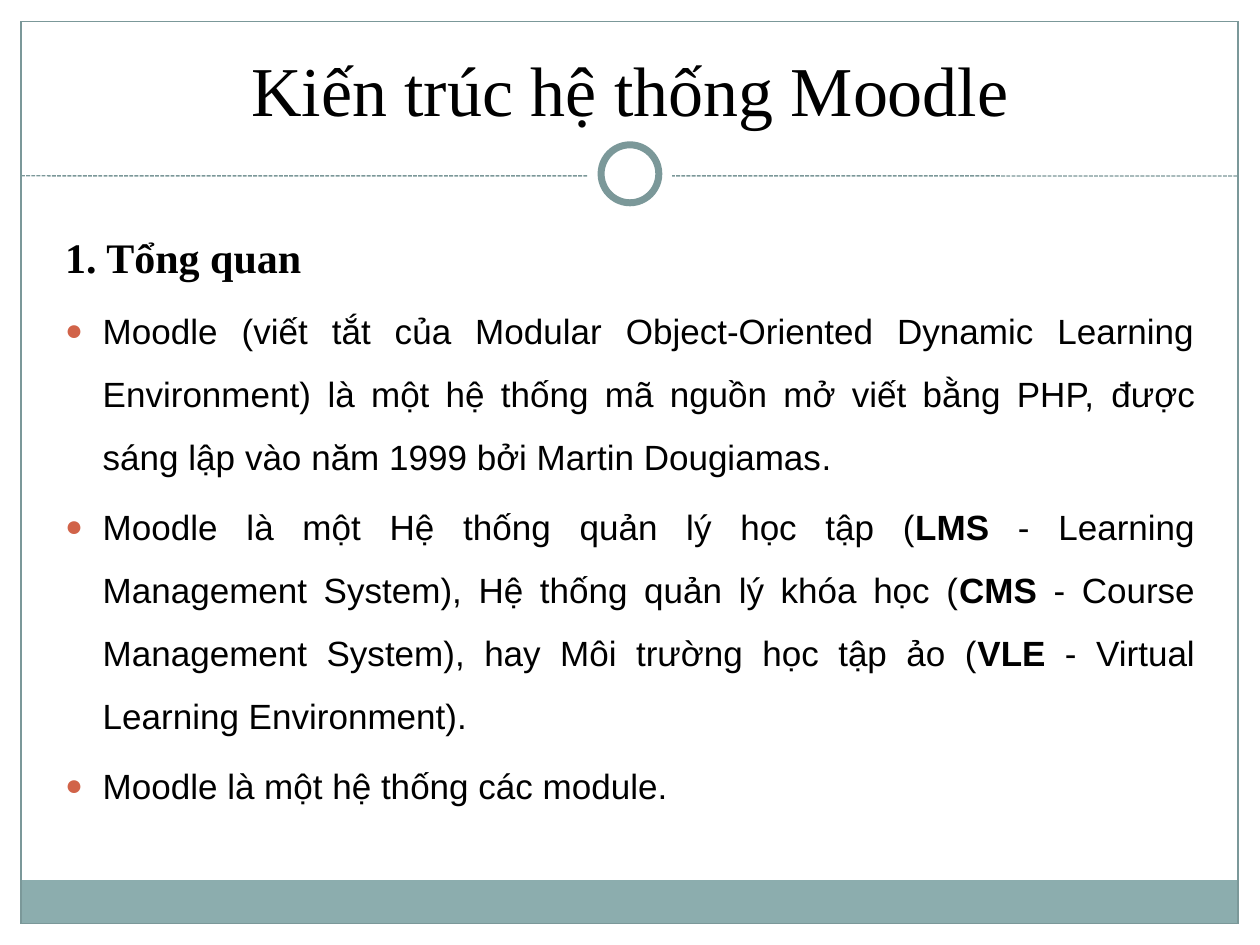
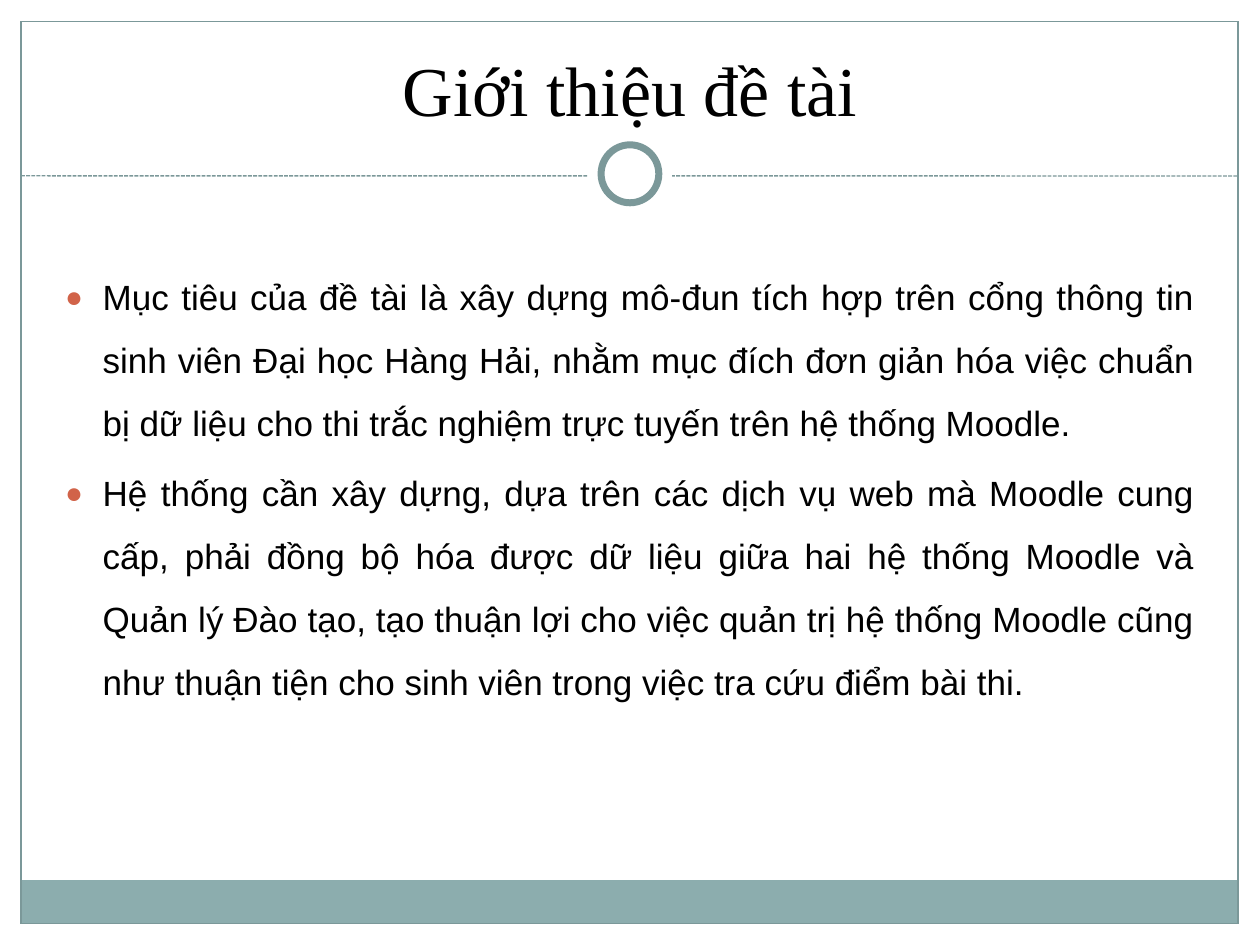
Before and after one commit to trungvdhp/cong-thong-tin-sv, a slide deck: slide 3 of BaoCao/Moodle/Reports/Vimaru-Moodle-Slide.pptx. Drawn at 1260x945 pixels with LibreOffice and Linux fonts; fonts in the diff are those of the drawing. Boxes give left, top, right and bottom in pixels: in the first picture for what was removed or moved away, otherwise in the second. Text is boxed around its words. In the diff, an @@ line names an element or a change of style, - is before the commit and + after.

```diff
--- a/BaoCao/Moodle/Reports/Vimaru-Moodle-Slide.pptx
+++ b/BaoCao/Moodle/Reports/Vimaru-Moodle-Slide.pptx
@@ text at <box>403,65,857,128</box>: text changed @@
-Kiến trúc hệ thống Moodle
+Giới thiệu đề tài
@@ text at <box>103,282,1193,702</box>: text changed @@
-1. Tổng quan
-● Moodle (viết tắt của Modular Object-Oriented Dynamic Learning Environment) là một hệ thống mã nguồn mở viết bằng PHP, được sáng lập vào năm 1999 bởi Martin Dougiamas.
-● Moodle là một Hệ thống quản lý học tập (LMS - Learning Management System), Hệ thống quản lý khóa học (CMS - Course Management System), hay Môi trường học tập ảo (VLE - Virtual Learning Environment).
-● Moodle là một hệ thống các module.
+● Mục tiêu của đề tài là xây dựng mô-đun tích hợp trên cổng thông tin sinh viên Đại học Hàng Hải, nhằm mục đích đơn giản hóa việc chuẩn bị dữ liệu cho thi trắc nghiệm trực tuyến trên hệ thống Moodle.
+● Hệ thống cần xây dựng, dựa trên các dịch vụ web mà Moodle cung cấp, phải đồng bộ hóa được dữ liệu giữa hai hệ thống Moodle và Quản lý Đào tạo, tạo thuận lợi cho việc quản trị hệ thống Moodle cũng như thuận tiện cho sinh viên trong việc tra cứu điểm bài thi.
```
Also in this commit, not shown: 15 other slides changed, 2 slides added, 10 slides removed, 37 other files.
